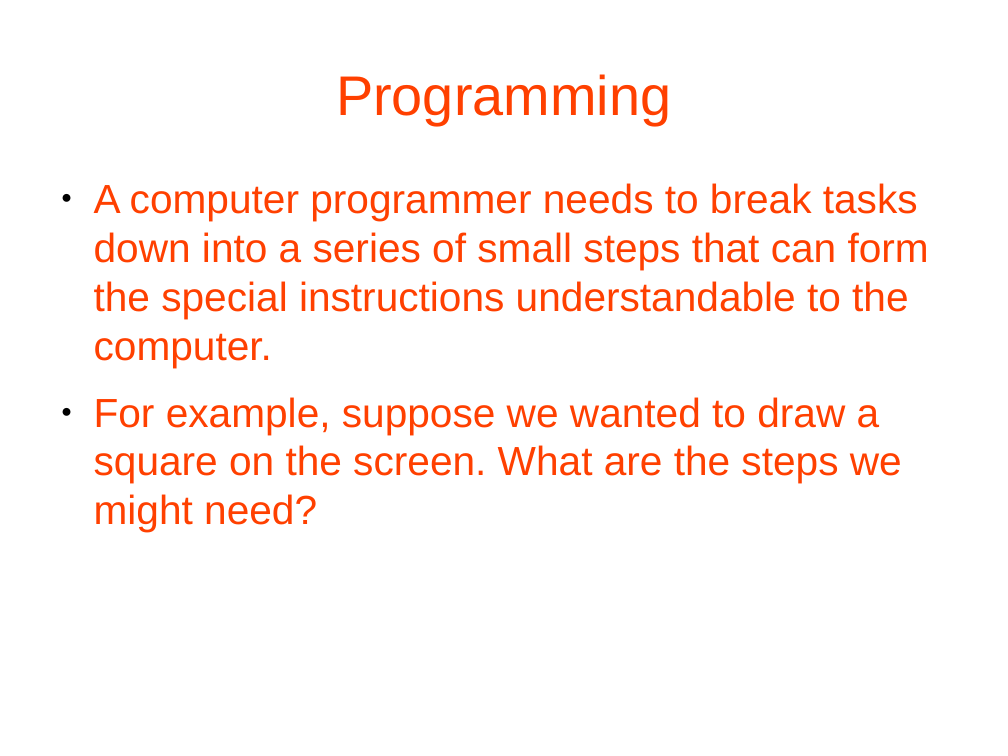
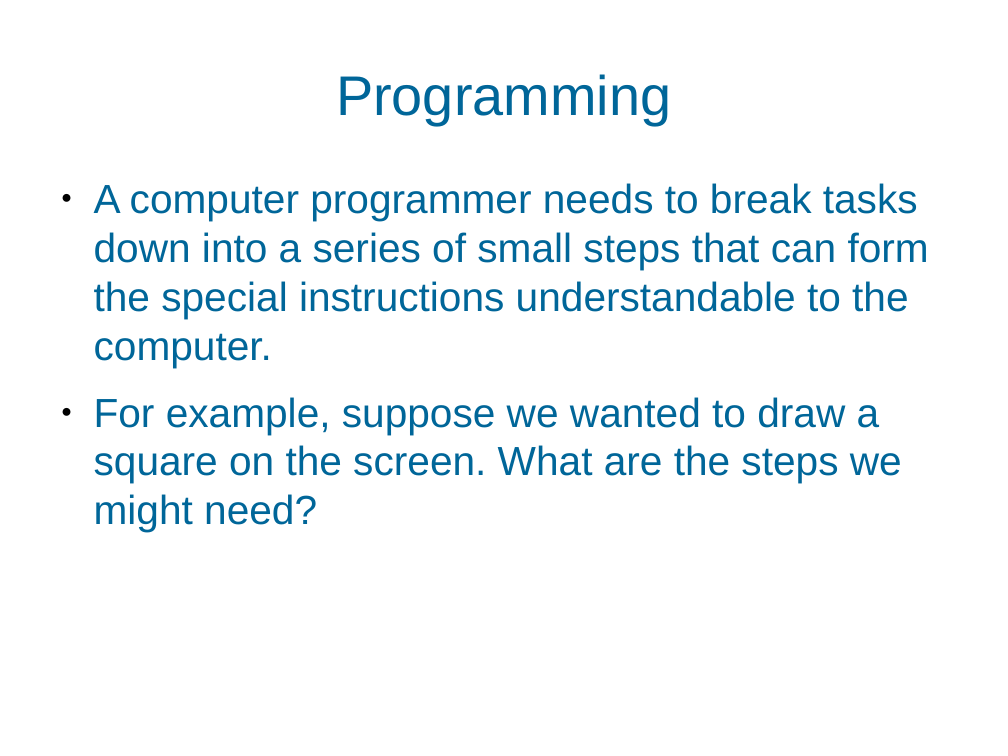
Before and after one commit to MarkGadsby/TeachingNotes, a slide deck: slide 6 of GeneralTextFiles/Markdown_BSC_Notes/Slides_HoneyCombe.odp. Drawn at 1008x756 pixels with LibreOffice and Linux fonts; fonts in the diff are those of the drawing; background and template pictures are left out. Boxes give left, top, right and bottom in pixels: in the first picture for what was removed or moved away, otherwise in the second. Text is boxed around its words. In the diff, an @@ line names an element or a change of style, - is before the commit and + after.

Commit message:
Decluttered title slide and switch to blue for the text

```diff
--- a/GeneralTextFiles/Markdown_BSC_Notes/Slides_HoneyCombe.odp
+++ b/GeneralTextFiles/Markdown_BSC_Notes/Slides_HoneyCombe.odp
@@ title "Programming" at <box>336,74,671,125</box>: text colour #FF4000 to #006699 @@
@@ text "A computer programmer needs to ..." at <box>94,183,929,532</box>: text colour #FF4000 to #006699 @@
```
Also in this commit, not shown: 9 other slides changed.
